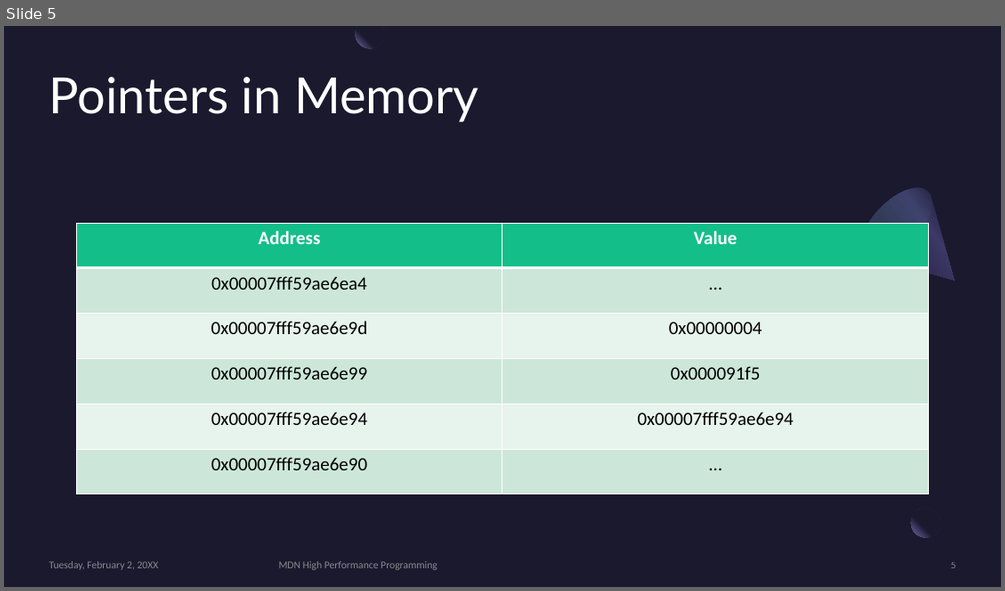
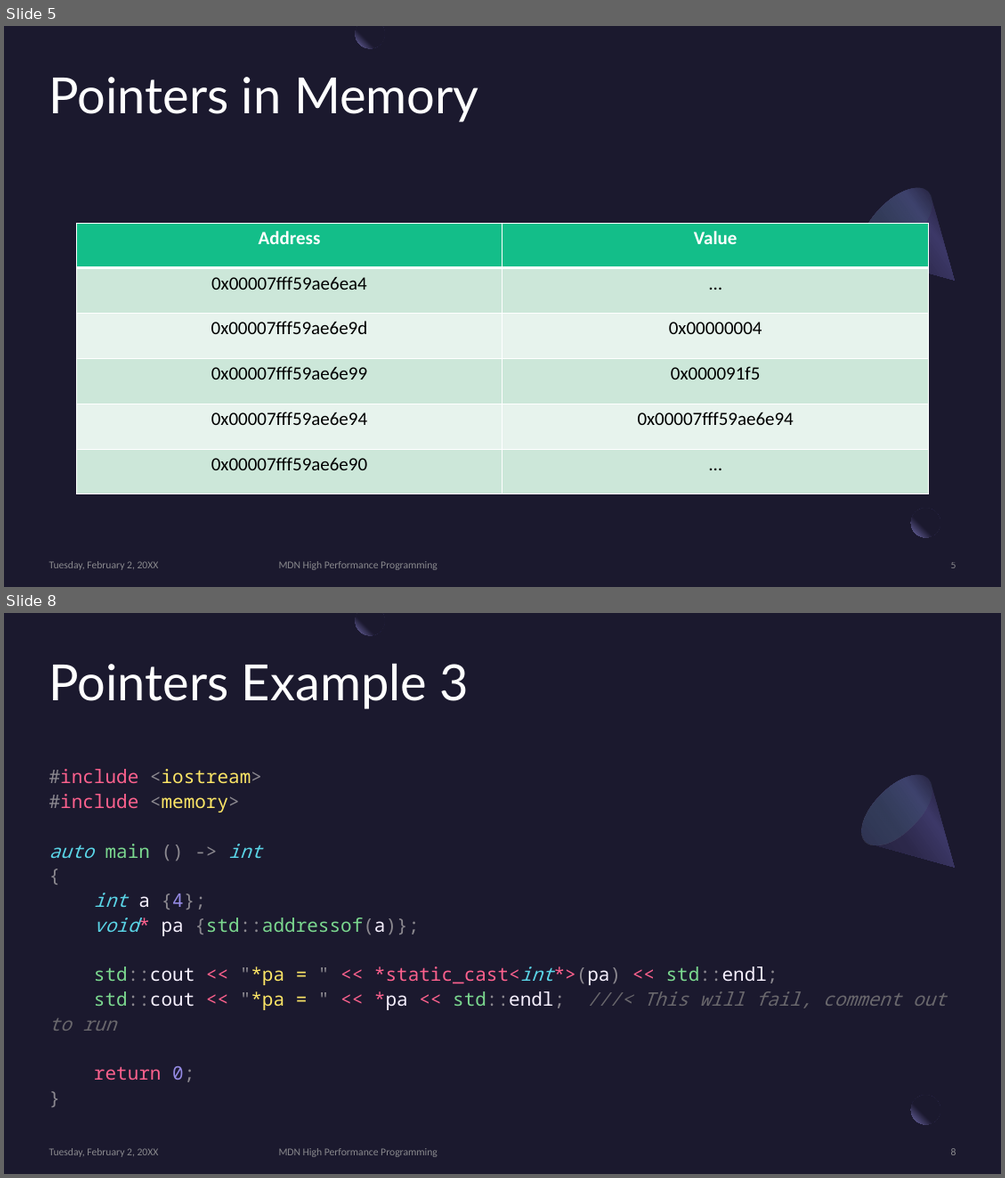
Before and after one commit to MonashDeepNeuron/HPP, a slide deck: content/part3/slides/hpp_part3.pptx. Shown one above the other, each under a label of ours: slide 5 before the commit, slides 5 and 8 after it; the slides between them are not shown. The pictures are 1005x591 and 1005x1178 pixels, drawn with LibreOffice and Linux fonts; fonts in the diff are those of the drawing. Boxes give left, top, right and bottom in pixels: in the first picture for what was removed or moved away, otherwise in the second. Text is boxed around its words. In the diff, an @@ line names an element or a change of style, - is before the commit and + after.

```diff
--- a/content/part3/slides/hpp_part3.pptx
+++ b/content/part3/slides/hpp_part3.pptx
@@ slide 8 added at bbox=[4, 613, 1001, 1174], background #1B192E; not listed: 2 template elements that a slide beside it also shows @@
@@ freeform shape added at bbox=[356, 613, 385, 635], fill gradient #1B192E to #7771B2 @@
@@ title added at bbox=[49, 663, 468, 709], 48 pt, text #FFFFFF @@
+Pointers Example 3
@@ text added at bbox=[49, 769, 947, 1082], 18 pt, text #FC618D @@
+#include <iostream>
+#include <memory>
+auto main () -> int
+{
+int a {4};
+void* pa {std::addressof(a)};
+std::cout << "*pa = " << *static_cast<int*>(pa) << std::endl;
+std::cout << "*pa = " << *pa << std::endl; ///< This will fail, comment out to run
+return 0;
+}
@@ freeform shape added at bbox=[850, 763, 986, 899], fill gradient #2C284A to #3C3867 to #1B192E @@
@@ ellipse added at bbox=[850, 763, 944, 857], fill gradient #454075 to #5BEFC1 @@
@@ text added at bbox=[49, 1148, 159, 1157], 10 pt, text #A6A6A6 at 80% opacity @@
+Tuesday, February 2, 20XX
@@ text added at bbox=[279, 1148, 437, 1157], 10 pt, text #A6A6A6 at 80% opacity @@
+MDN High Performance Programming
@@ page number added at bbox=[951, 1148, 956, 1155], 10 pt, text #A6A6A6 at 80% opacity @@
+8
```
Also in this commit, not shown: 2 slides changed, 23 other slides added, 4 other files.
